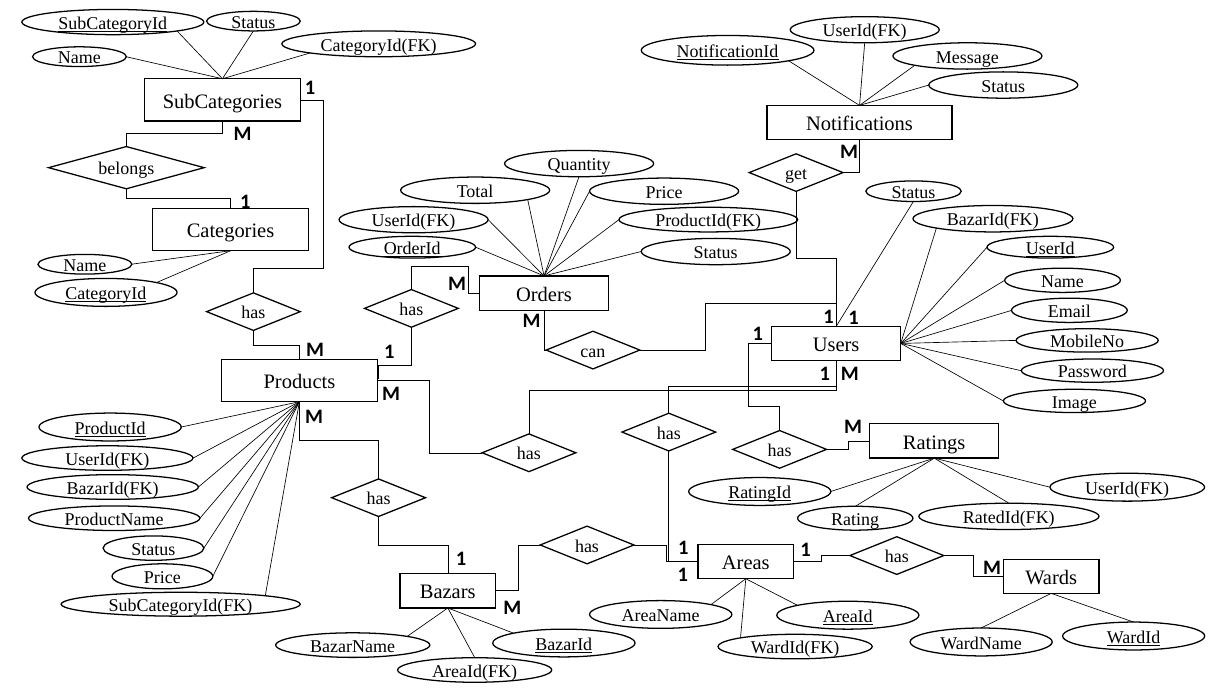
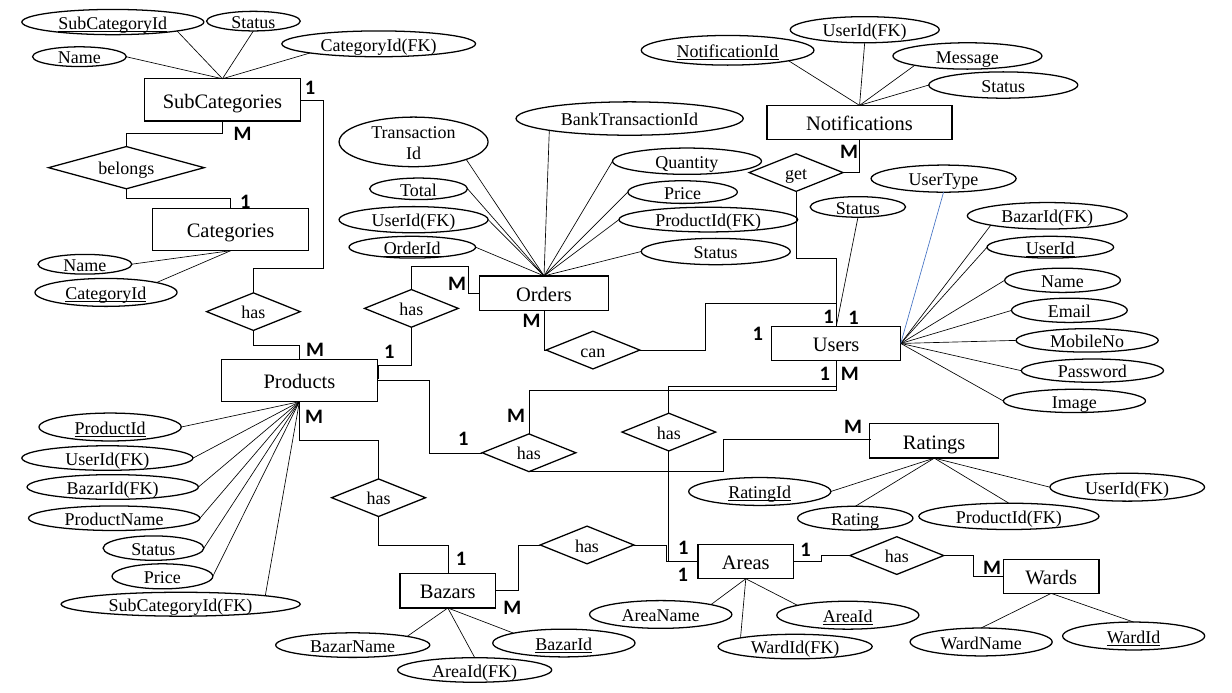
Before and after one commit to shfsakib/profile.github.io, a slide deck: slide 1 of FarmerDiagram.ppt. Drawn at 1232x693 pixels with LibreOffice and Linux fonts; fonts in the diff are those of the drawing. Boxes give left, top, right and bottom in pixels: in the first picture for what was removed or moved away, otherwise in the second. Text is boxed around its words. In the diff, an @@ line names an element or a change of style, - is before the commit and + after.

```diff
--- a/FarmerDiagram.ppt
+++ b/FarmerDiagram.ppt
@@ ellipse added at bbox=[339, 117, 488, 167], fill #FFFFFF, outline #000000 0.99 pt, 14 pt, text #000000 @@
+TransactionId
@@ ellipse added at bbox=[516, 102, 743, 135], fill #FFFFFF, outline #000000 0.99 pt, 14 pt, text #000000 @@
+BankTransactionId
@@ line added from (550, 130) to (544, 276), #000000 0.51 pt @@
@@ ellipse "Quantity": place and size @@
-ellipse "Quantity" at bbox=[504, 151, 653, 177]
+ellipse "Quantity" at bbox=[612, 148, 761, 174]
@@ ellipse "Total": place and size @@
-ellipse "Total" at bbox=[401, 177, 550, 204]
+ellipse "Total" at bbox=[369, 178, 467, 199]
@@ line added from (466, 160) to (544, 276), #000000 0.51 pt @@
@@ line moved from (579, 176) - (544, 276) to (612, 161) - (544, 276) @@
@@ ellipse added at bbox=[871, 165, 1016, 192], fill #FFFFFF, outline #000000 0.99 pt, 14 pt, text #000000 @@
+UserType
@@ line moved from (527, 199) - (544, 276) to (467, 188) - (544, 276) @@
@@ line moved from (544, 276) - (589, 191) to (544, 276) - (628, 192) @@
@@ ellipse "Price": place and size @@
-ellipse "Price" at bbox=[589, 178, 738, 204]
+ellipse "Price" at bbox=[628, 181, 737, 203]
@@ ellipse "Status": place and size @@
-ellipse "Status" at bbox=[865, 181, 960, 201]
+ellipse "Status" at bbox=[810, 197, 905, 217]
@@ line added from (943, 192) to (900, 344), #4472C4 0.51 pt @@
@@ ellipse "BazarId(FK)": place and size @@
-ellipse "BazarId(FK)" at bbox=[912, 205, 1072, 232]
+ellipse "BazarId(FK)" at bbox=[967, 202, 1127, 229]
@@ line moved from (913, 201) - (836, 326) to (858, 217) - (836, 326) @@
@@ line moved from (936, 228) - (900, 344) to (990, 225) - (900, 344) @@
@@ elbow line removed from (771, 344) to (779, 430) @@
@@ text "M": place and size @@
-text "M" at bbox=[382, 386, 400, 400]
+text "M" at bbox=[507, 408, 525, 422]
@@ text added at bbox=[458, 431, 468, 445], 16 pt, text #000000, bold @@
+1
@@ elbow line added from (529, 471) to (871, 440), #000000 0.51 pt @@
@@ diamond removed at bbox=[732, 430, 827, 468] @@
-has
@@ elbow line removed from (827, 449) to (869, 441) @@
@@ text in ellipse at bbox=[956, 510, 1062, 528]: text changed @@
-RatedId(FK)
+ProductId(FK)
```
Also in this commit, not shown: 3 other files.
